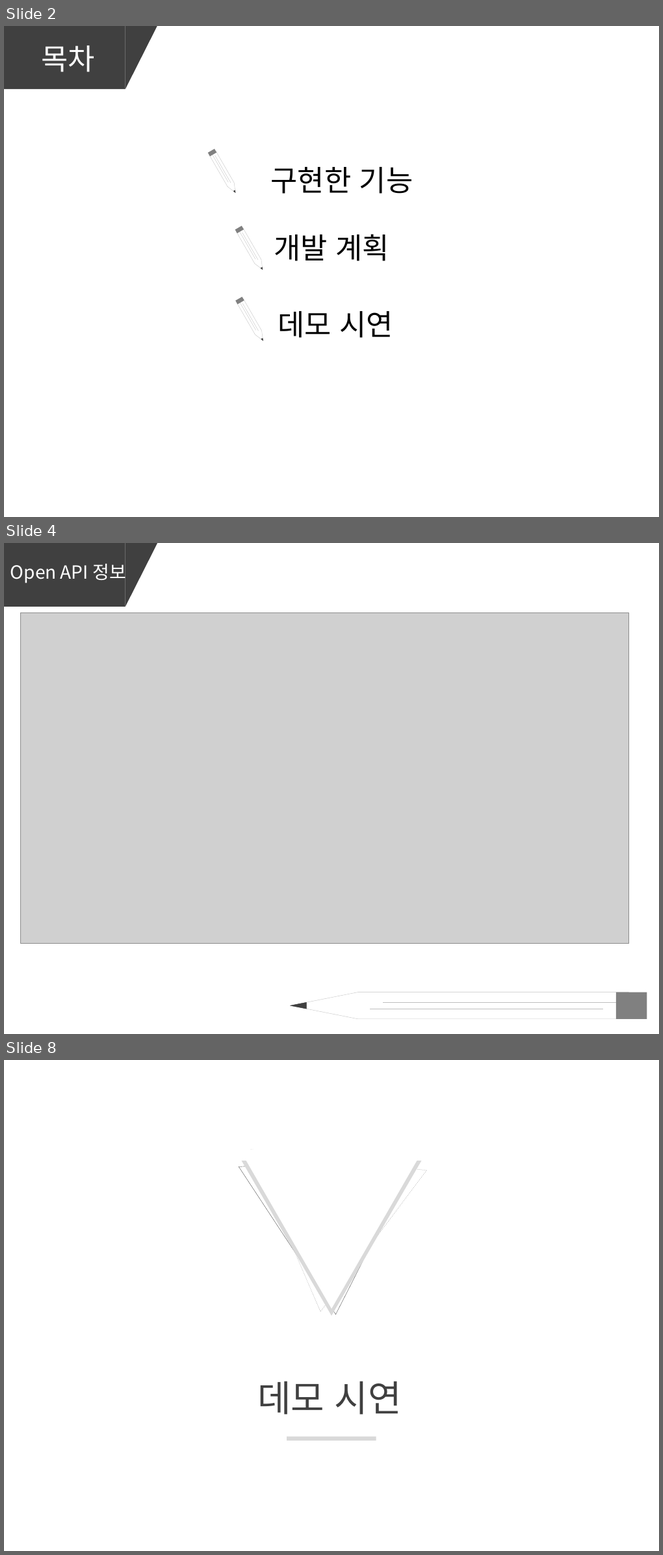
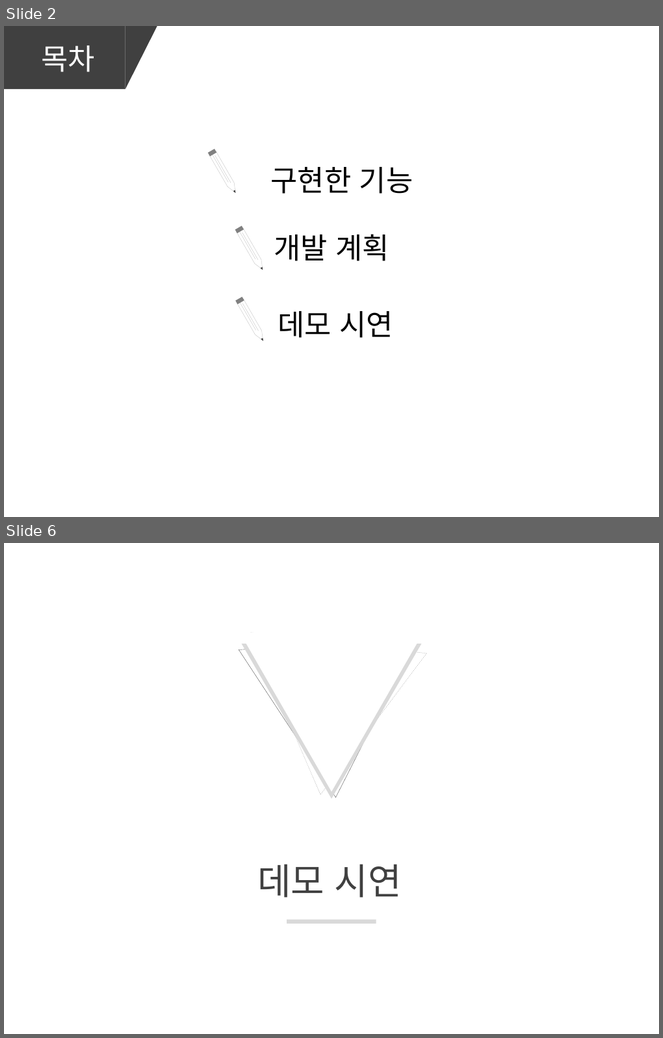
Before and after one commit to youjinmyoung/ScriptProject, a slide deck: 스크립트 기획발표.pptx. Shown one above the other, each under a label of ours: slides 2, 4 and 8 before the commit, slides 2 and 6 after it; the slides between them are not shown. The pictures are 663x1555 and 663x1038 pixels, drawn with LibreOffice and Linux fonts; fonts in the diff are those of the drawing; grey boxes stand for pictures. Boxes give left, top, right and bottom in pixels: in the first picture for what was removed or moved away, otherwise in the second. Text is boxed around its words. In the diff, an @@ line names an element or a change of style, - is before the commit and + after.

```diff
--- a/스크립트 기획발표.pptx
+++ b/스크립트 기획발표.pptx
@@ slide 4 removed at <box>4,543,659,1034</box>, background #FFFFFF @@
@@ rectangle removed at <box>4,543,125,607</box> @@
@@ text removed at <box>10,561,126,584</box> @@
-Open API 정보
@@ triangle removed at <box>125,543,157,607</box> @@
@@ picture removed at <box>21,613,629,944</box> @@
@@ group removed at <box>290,992,648,1019</box>: 2 lines, 1 freeform shape, 1 triangle, 1 rounded rectangle @@
@@ what was slide 8 is now slide 6 @@
```
Also in this commit, not shown: 3 slides changed, 1 slide added, 2 other slides removed, 4 other files.
